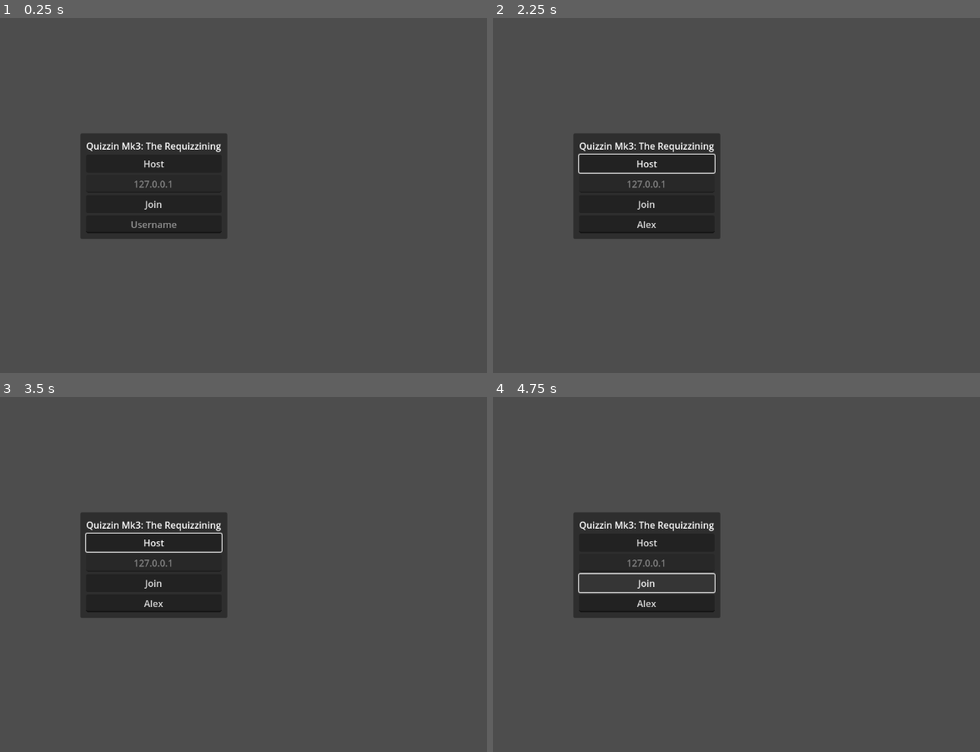
Above: before the commit, frames 1-4 (two rows, left to right).
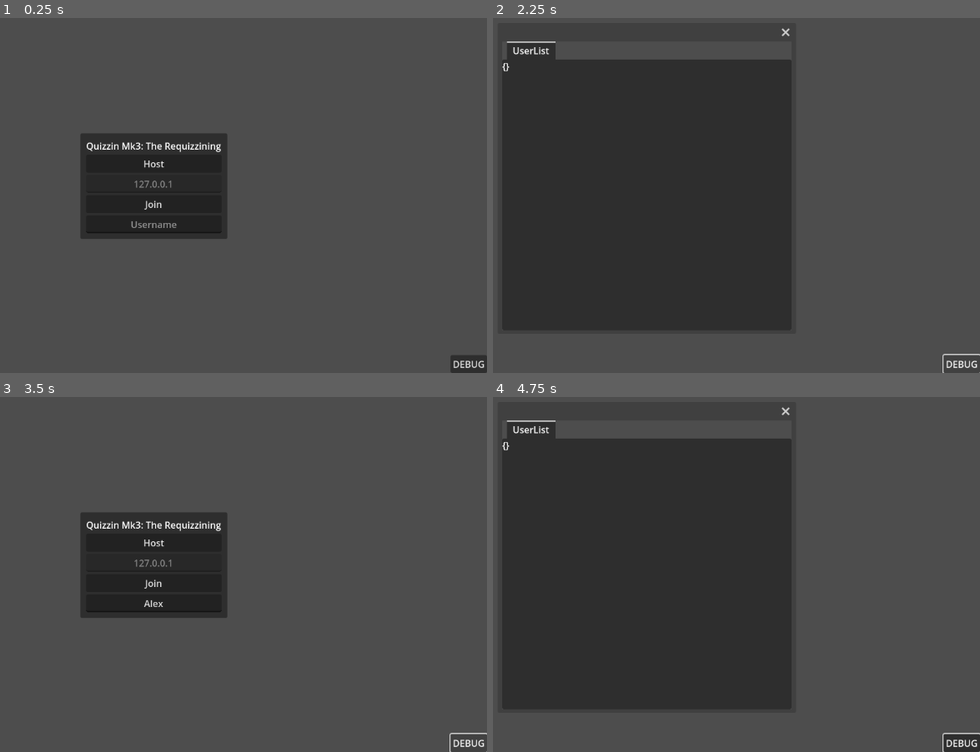
Above: after the commit, the same moments.

Repository: Klawneb/QuizzinMk3
Game: Godot game, scene res://main.tscn
Two runs of this game, one before a commit and one after it. Both use one fixed random seed, a clock stepped at 60 frames per second and the inputs below.
Inputs (mouse positions are in pixels of both pictures, inside the frame that each line leads up to):
- Up to frame 1 (0.25 s): no input
- Up to frame 2 (2.25 s): click (648, 223) at 0.52 s; type "Alex" at 0.6 s; click "Host" at 1.25 s; click (960, 362) at 2 s, where only the run after the commit has a clickable "DEBUG"
- Up to frame 3 (3.5 s): click (467, 741) at 2.75 s, where only the run after the commit has a clickable "DEBUG"
- Up to frame 4 (4.75 s): click (960, 741) at 3.5 s, where only the run after the commit has a clickable "DEBUG"; click "Join" at 4.25 s

The runs differ from the first frame. In frame 1, 0.3% of the frame differs, in the area x 92-100%, y 95-100%; in frame 2, 38%; in frame 3, 0.4%; in frame 4, 38%, in the area x 1-100%, y 2-100%.

Commit message:
user personal id to store user data

Diff:
--- a/Scenes/Lobby/Lobby.gd
+++ b/Scenes/Lobby/Lobby.gd
@@ -14,8 +14,10 @@
 
 func update_user_list() -> void:
 	user_list.clear()
-	for user in UserManager.user_list:
-		user_list.add_item(user.username)
+	for id in UserManager.user_list:
+		var user = UserManager.user_list[id]
+		if user.connected:
+			user_list.add_item(user.username)
 
 func _on_start_button_pressed() -> void:
 	SceneManager.load_scene("res://Scenes/HostView/HostView.tscn")
--- a/Scripts/Autoload/NetworkManager.gd
+++ b/Scripts/Autoload/NetworkManager.gd
@@ -17,7 +17,7 @@
 
 	if err == OK:
 		SceneManager.load_scene("res://Scenes/Lobby/Lobby.tscn")
-		UserManager.add_user(1, username)
+		UserManager.add_user(Utils.personal_id, 1, username)
 
 func create_client(username: String, ip_address: String) -> void:
 	self.username = username
@@ -29,7 +29,7 @@
 func on_connected_to_server() -> void:
 	SceneManager.load_scene("res://Scenes/Lobby/Lobby.tscn")
 	UserManager.get_existing_users.rpc_id(1, multiplayer.get_unique_id())
-	UserManager.add_user.rpc_id(1, multiplayer.get_unique_id(), self.username)
+	UserManager.add_user.rpc_id(1, Utils.personal_id, multiplayer.get_unique_id(), self.username)
 
 # Runs on clients when they lose connection to the server
 func on_server_disconnected() -> void:
--- a/Scripts/Autoload/UserManager.gd
+++ b/Scripts/Autoload/UserManager.gd
@@ -1,25 +1,37 @@
 extends Node
 
-var user_list: Array[User] = []
+var user_list: Dictionary = {}
 
 signal user_list_updated
 
 @rpc("any_peer", "call_remote", "reliable")
-func add_user(multiplayer_id: int, username: String) -> void:
-	var user = User.new(multiplayer_id, username)
-	user_list.append(user)
+func add_user(personal_id: String, multiplayer_id: int, username: String) -> void:
+	if user_list.has(personal_id):
+		var user = user_list[personal_id]
+		user.username = username
+		user.multiplayer_id = multiplayer_id
+		user.connected = true
+	else:
+		user_list[personal_id] = {
+			"username": username,
+			"multiplayer_id": multiplayer_id,
+			"score": 0,
+			"connected": true
+		}
+
 	user_list_updated.emit()
-
 	if is_multiplayer_authority():
-		add_user.rpc(multiplayer_id, username)
+		add_user.rpc(personal_id, multiplayer_id, username)
 
 @rpc("any_peer", "call_remote", "reliable")
-func get_existing_users(multiplayer_id: int):
-	for user in user_list:
-		add_user.rpc_id(multiplayer_id, user.multiplayer_id, user.username)
+func get_existing_users(multiplayer_id: int) -> void:
+	for personal_id in user_list.keys():
+		var user = user_list[personal_id]
+		add_user.rpc_id(multiplayer_id, personal_id, user.multiplayer_id, user.username)
 
-func remove_user(multiplayer_id: int):
-	for user in user_list:
+func remove_user(multiplayer_id: int) -> void:
+	for personal_id in user_list.keys():
+		var user = user_list[personal_id]
 		if user.multiplayer_id == multiplayer_id:
-			user_list.erase(user)
+			user.connected = false
 	user_list_updated.emit()
--- a/Scripts/Classes/User.gd
+++ /dev/null
@@ -1,8 +0,0 @@
-class_name User
-
-var multiplayer_id: int
-var username: String
-
-func _init(multiplayer_id: int, username: String) -> void:
-	self.multiplayer_id = multiplayer_id
-	self.username = username
--- /dev/null
+++ b/main.gd
@@ -0,0 +1,14 @@
+extends Node
+
+@onready var debug_menu: Window = $DebugMenu
+@onready var user_list: RichTextLabel = $DebugMenu/TabContainer/UserList
+
+func _ready() -> void:
+	UserManager.user_list_updated.connect(update_user_list)
+	update_user_list()
+
+func _on_debug_button_pressed() -> void:
+	debug_menu.visible = !debug_menu.visible
+
+func update_user_list():
+	user_list.text = var_to_str(UserManager.user_list)
--- a/main.tscn
+++ b/main.tscn
@@ -1,9 +1,40 @@
-[gd_scene load_steps=2 format=3 uid="uid://cn7tw6m0dmpv"]
+[gd_scene load_steps=3 format=3 uid="uid://cn7tw6m0dmpv"]
 
 [ext_resource type="PackedScene" uid="uid://btyjtdjdh8ot0" path="res://Scenes/MainMenu/MainMenu.tscn" id="1_c5kaf"]
+[ext_resource type="Script" path="res://main.gd" id="1_wa5bq"]
 
 [node name="main" type="Node"]
+script = ExtResource("1_wa5bq")
 
 [node name="quiz_container" type="Node" parent="."]
 
 [node name="main_menu" parent="quiz_container" instance=ExtResource("1_c5kaf")]
+
+[node name="DebugMenu" type="Window" parent="."]
+initial_position = 1
+size = Vector2i(500, 500)
+visible = false
+
+[node name="TabContainer" type="TabContainer" parent="DebugMenu"]
+anchors_preset = 15
+anchor_right = 1.0
+anchor_bottom = 1.0
+grow_horizontal = 2
+grow_vertical = 2
+
+[node name="UserList" type="RichTextLabel" parent="DebugMenu/TabContainer"]
+layout_mode = 2
+
+[node name="DebugButton" type="Button" parent="."]
+anchors_preset = 3
+anchor_left = 1.0
+anchor_top = 1.0
+anchor_right = 1.0
+anchor_bottom = 1.0
+offset_left = -63.0
+offset_top = -31.0
+grow_horizontal = 0
+grow_vertical = 0
+text = "DEBUG"
+
+[connection signal="pressed" from="DebugButton" to="." method="_on_debug_button_pressed"]
